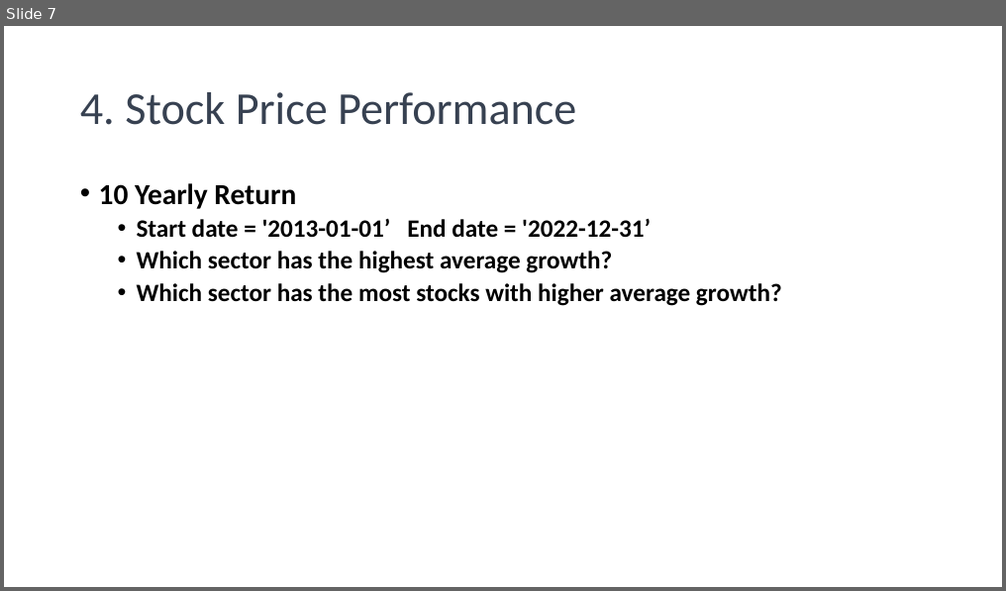
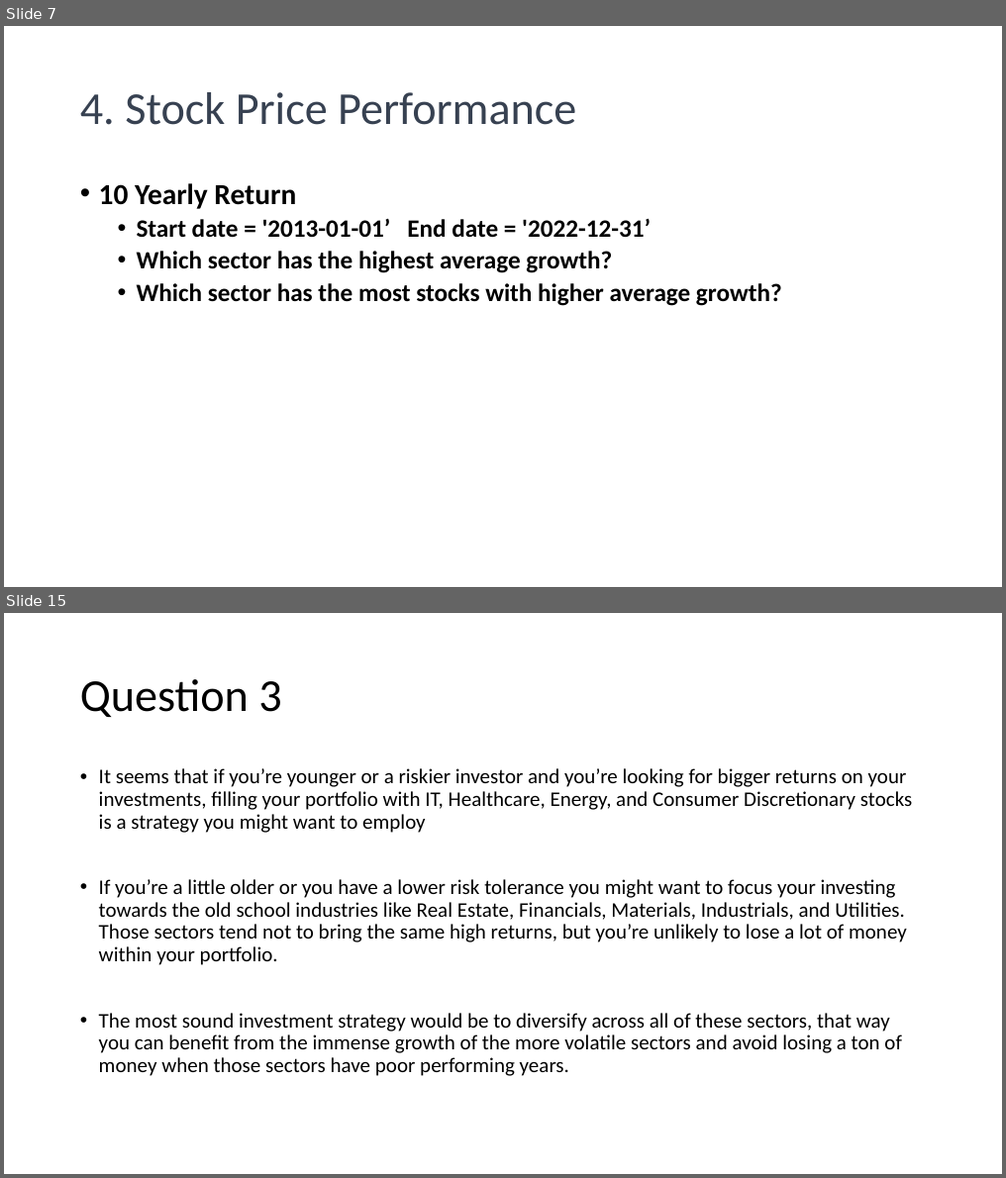
Before and after one commit to kennysiegler/first-project, a slide deck: presentation/Presentation2.pptx. Shown one above the other, each under a label of ours: slide 7 before the commit, slides 7 and 15 after it; the slides between them are not shown. The pictures are 1006x591 and 1006x1178 pixels, drawn with LibreOffice and Linux fonts; fonts in the diff are those of the drawing. Boxes give left, top, right and bottom in pixels: in the first picture for what was removed or moved away, otherwise in the second. Text is boxed around its words. In the diff, an @@ line names an element or a change of style, - is before the commit and + after.

```diff
--- a/presentation/Presentation2.pptx
+++ b/presentation/Presentation2.pptx
@@ slide 15 added at (4,613,1002,1174), background #FFFFFF @@
@@ title added at (80,679,281,717), 44 pt, text #000000 @@
+Question 3
@@ text added at (99,768,912,1076), 20 pt, text #000000 @@
+• It seems that if you’re younger or a riskier investor and you’re looking for bigger returns on your investments, filling your portfolio with IT, Healthcare, Energy, and Consumer Discretionary stocks is a strategy you might want to employ
+• If you’re a little older or you have a lower risk tolerance you might want to focus your investing towards the old school industries like Real Estate, Financials, Materials, Industrials, and Utilities. Those sectors tend not to bring the same high returns, but you’re unlikely to lose a lot of money within your portfolio.
+• The most sound investment strategy would be to diversify across all of these sectors, that way you can benefit from the immense growth of the more volatile sectors and avoid losing a ton of money when those sectors have poor performing years.
```
Also in this commit, not shown: 11 slides changed, 1 other slide added, 1 slide removed, 3 other files.
